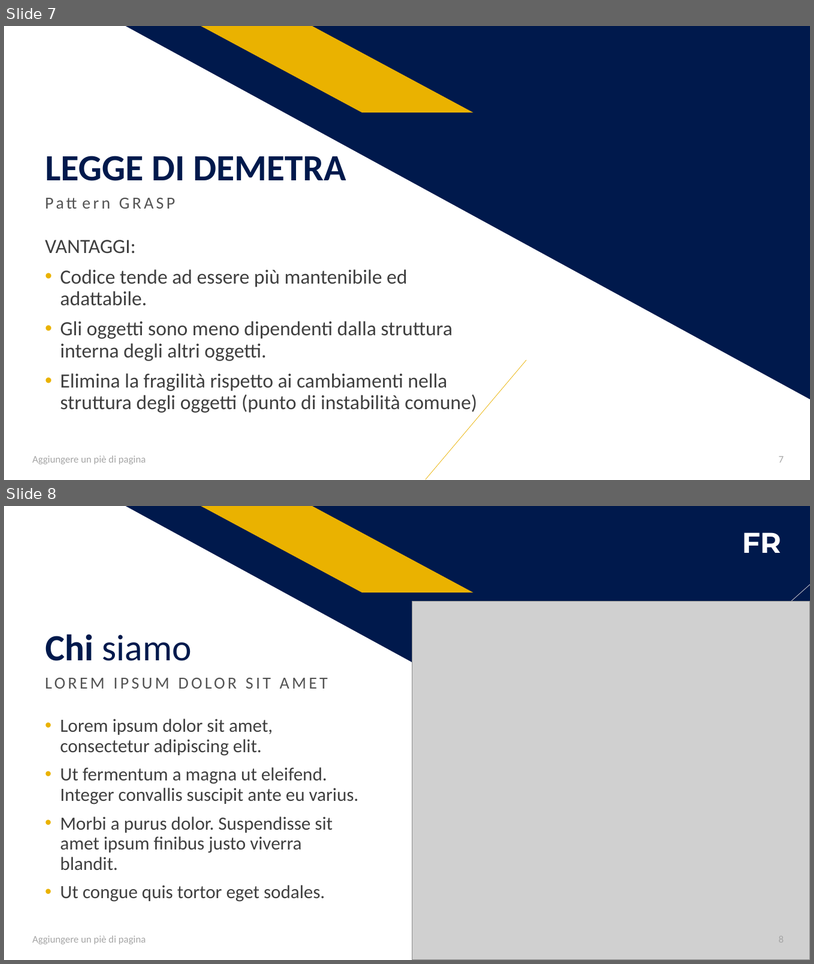
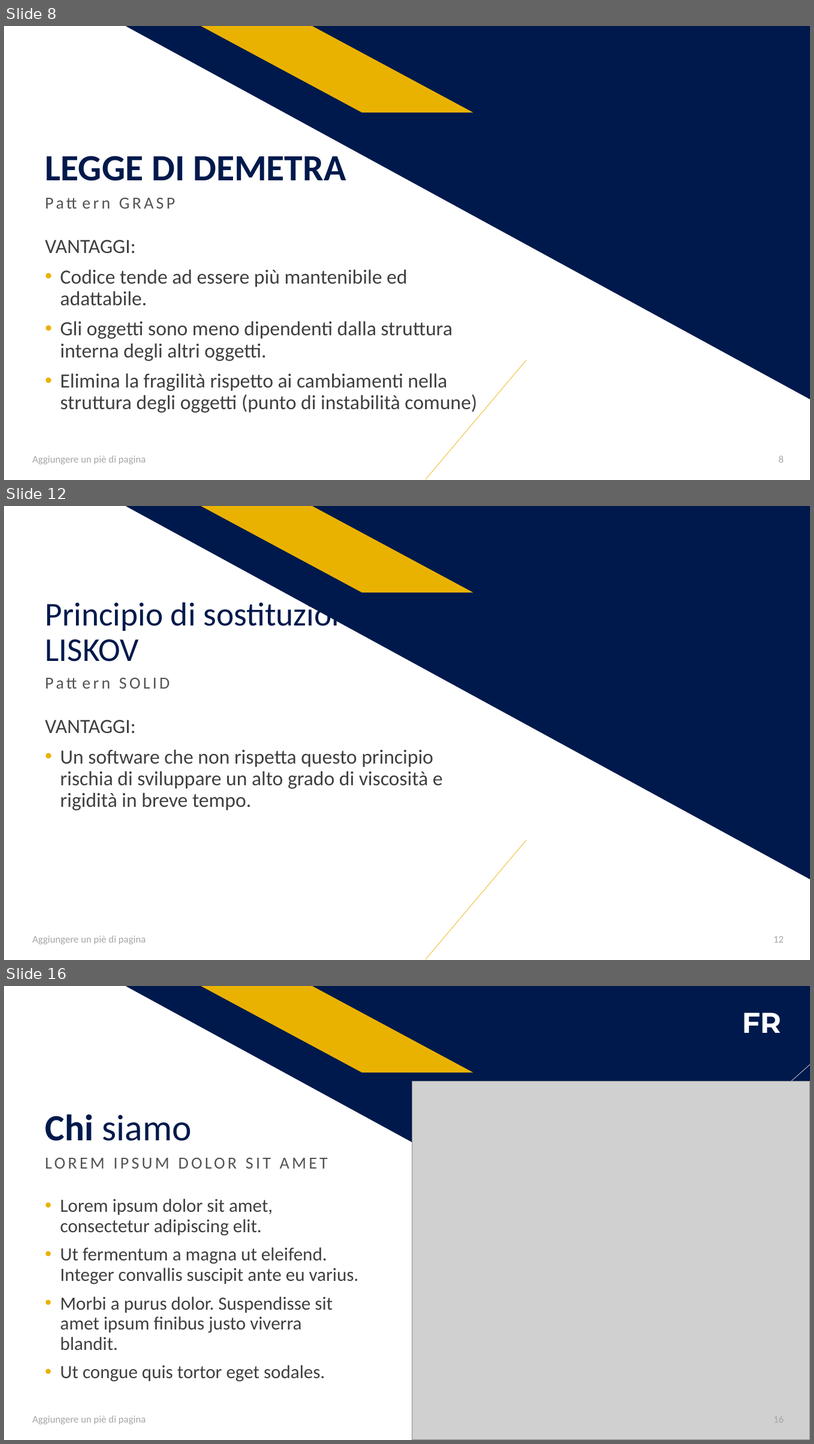
Before and after one commit to salvalai-matteo/EventBookDocumentation, a slide deck: Progetto Ingegneria SW.pptx. Shown one above the other, each under a label of ours: slides 7 and 8 before the commit, slides 8, 12 and 16 after it; the slides between them are not shown. The pictures are 814x964 and 814x1444 pixels, drawn with LibreOffice and Linux fonts; fonts in the diff are those of the drawing; grey boxes stand for pictures. Boxes give left, top, right and bottom in pixels: in the first picture for what was removed or moved away, otherwise in the second. Text is boxed around its words. In the diff, an @@ line names an element or a change of style, - is before the commit and + after.

```diff
--- a/Progetto Ingegneria SW.pptx
+++ b/Progetto Ingegneria SW.pptx
@@ slide 12 added at (4, 506, 810, 960), background #FFFFFF; not listed: 3 template elements that a slide beside it also shows @@
@@ title added at (45, 597, 366, 661), 39.6 pt, text #00194C @@
+Principio di sostituzione di
+LISKOV
@@ text added at (39, 671, 525, 712), 20 pt, text #525252 @@
+Pattern SOLID
@@ text added at (45, 720, 443, 810), 24 pt, text #3F3F3F @@
+VANTAGGI:
+• Un software che non rispetta questo principio rischia di sviluppare un alto grado di viscosità e rigidità in breve tempo.
@@ text added at (32, 935, 146, 944), 12 pt, text #A5A5A5 @@
+Aggiungere un piè di pagina
@@ page number added at (774, 936, 784, 942), 12 pt, text #A5A5A5 @@
+12
@@ what was slide 7 is now slide 8 @@
@@ page number at (779, 456, 784, 462): text changed @@
-7
+8
@@ what was slide 8 is now slide 16 @@
@@ page number at (774, 1416, 784, 1422): text changed @@
-8
+16
```
Also in this commit, not shown: 1 slide changed, 7 other slides added, 1 slide removed.
